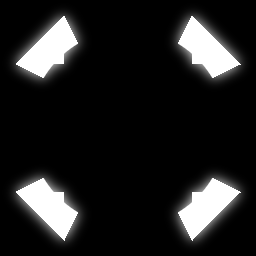
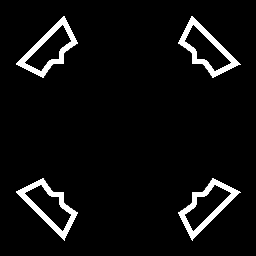
Two versions of the same layered image (256×256). Layer-by-layer changes:
added layer "New Layer#1" above "Gfig Layer 0 copy#1" over box(25, 25, 231, 231)
painted on "Gfig Layer 0 copy#1" over box(43, 43, 213, 213)
hid "Gfig Layer 0 copy" over box(5, 5, 251, 251)
